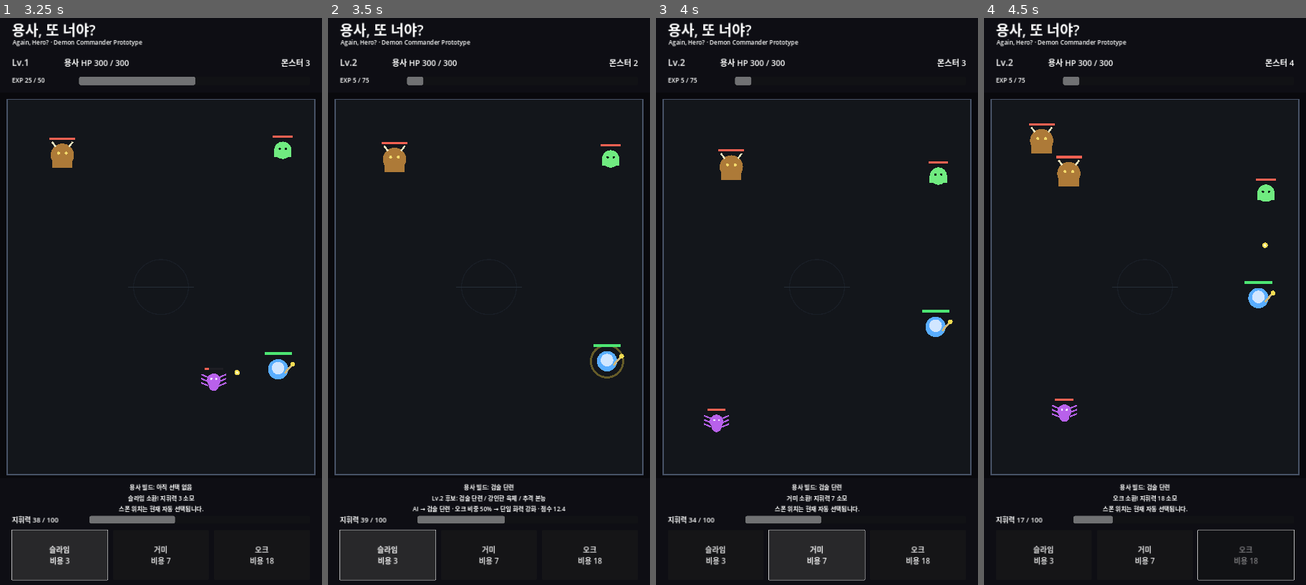
Above: before the commit, frames 1-4 (left to right).
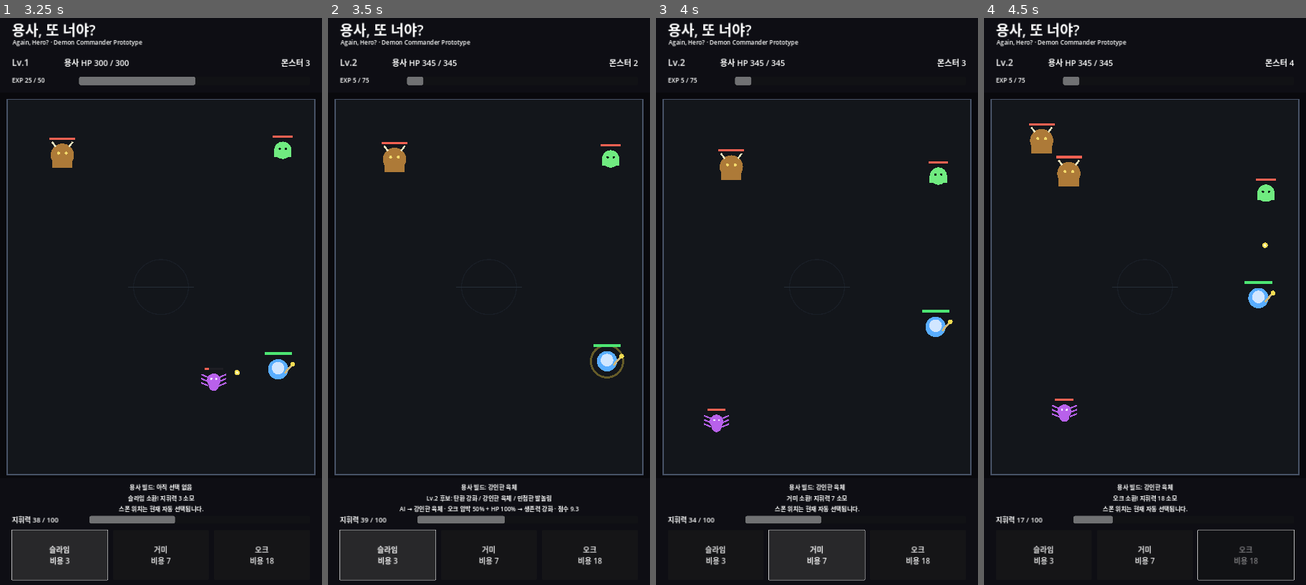
Above: after the commit, the same moments.

Repository: MinSung0732/Again-Hero-
Game: Godot game, scene res://src/main/Main.tscn
The game is run twice, just before and just after one commit, with the same random seed, the same clock (stepped at 60 frames per second) and the same inputs.
Inputs:
- Up to frame 1 (3.25 s): click "슬라임 비용 3" at 0.5 s; click "거미 비용 7" at 1.25 s; click "오크 비용 18" at 2 s; click "슬라임 비용 3" at 2.75 s
- Up to frame 2 (3.5 s): no input
- Up to frame 3 (4 s): click "거미 비용 7" at 3.5 s
- Up to frame 4 (4.5 s): click "오크 비용 18" at 4.25 s

Frame 1 is identical in both runs. In frame 2, 0.9% of the frame differs, in the area x 22-78%, y 7-88%; in frame 3, 0.2%; in frame 4, 0.2%.

Commit message:
refactor: align hero augments with ranged archetype

Diff:
--- a/src/data/hero_augment_catalog.gd
+++ b/src/data/hero_augment_catalog.gd
@@ -3,14 +3,14 @@
 
 const AUGMENTS = [
 	{
-		"id": "sword_mastery",
-		"name": "검술 단련",
-		"description": "공격력 +8",
+		"id": "projectile_power",
+		"name": "탄환 강화",
+		"description": "투사체 공격력 +8",
 		"base_score": 8.0,
 	},
 	{
 		"id": "rapid_strikes",
-		"name": "속공",
+		"name": "연사 강화",
 		"description": "공격속도 +12%",
 		"base_score": 7.5,
 	},
@@ -22,14 +22,14 @@
 	},
 	{
 		"id": "pursuit",
-		"name": "추격 본능",
+		"name": "민첩한 발놀림",
 		"description": "이동속도 +25",
 		"base_score": 6.0,
 	},
 	{
 		"id": "long_reach",
-		"name": "긴 사거리",
-		"description": "공격 사거리 +20",
+		"name": "사거리 확장",
+		"description": "공격/투사체 최대 사거리 +35",
 		"base_score": 5.5,
 	},
 	{
